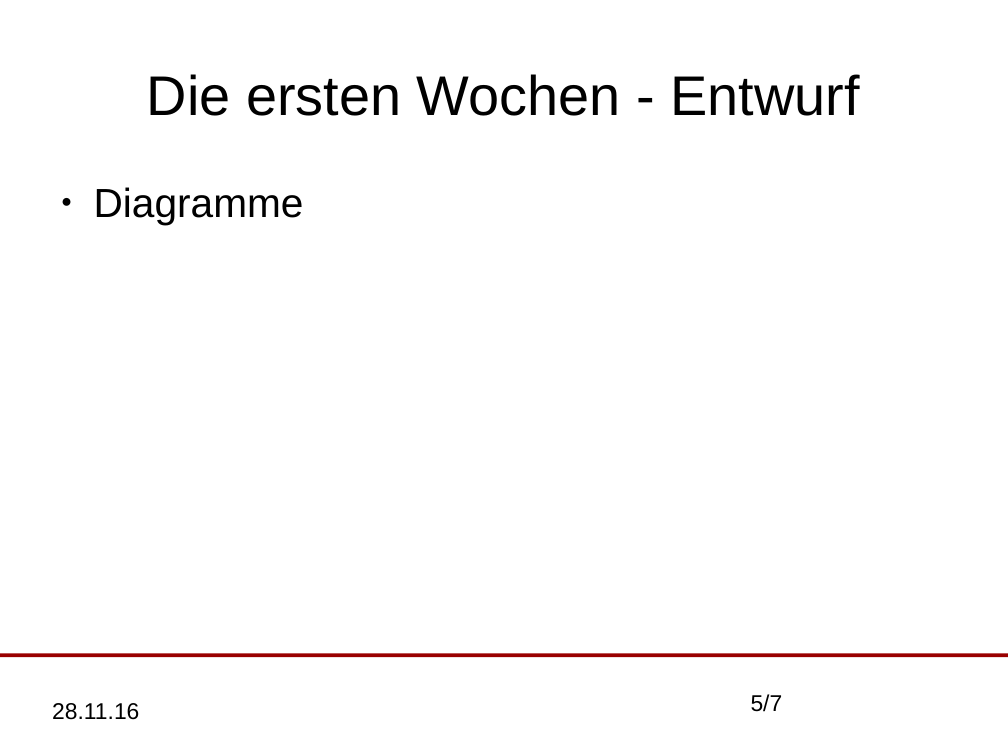
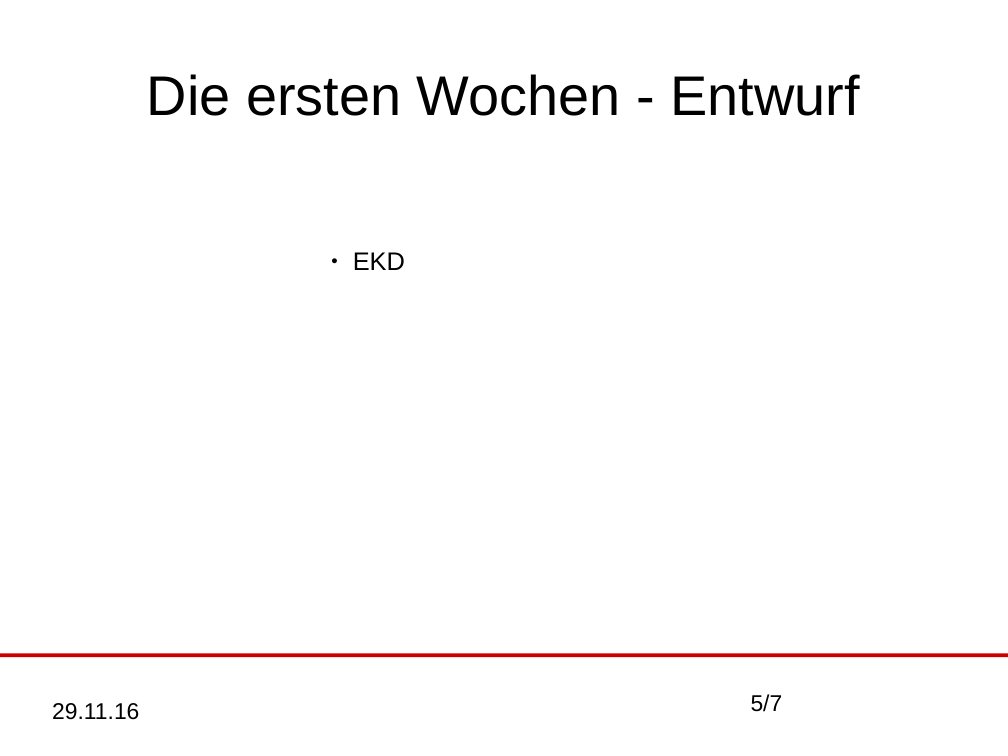
Before and after one commit to MaHusch/SWT-Project-Copy, a slide deck: slide 5 of organisation/Zwischenpräsentationen/Zwischenpräsentation.odp. Drawn at 1008x756 pixels with LibreOffice and Linux fonts; fonts in the diff are those of the drawing. Boxes give left, top, right and bottom in pixels: in the first picture for what was removed or moved away, otherwise in the second. Text is boxed around its words. In the diff, an @@ line names an element or a change of style, - is before the commit and + after.

```diff
--- a/organisation/Zwischenpräsentationen/Zwischenpräsentation.odp
+++ b/organisation/Zwischenpräsentationen/Zwischenpräsentation.odp
@@ text at bbox=[353, 252, 405, 270]: text changed; size 32 to 20 pt @@
-● Diagramme
+            ● EKD
@@ line (0, 656) - (1008, 656): stroke #990000 2.83 pt to #CC0000 2.83 pt @@
@@ text at bbox=[52, 703, 139, 720]: text changed @@
-28.11.16
+29.11.16
```
Also in this commit, not shown: 5 other slides changed, 1 slide added, 1 slide removed, 3 other files.
